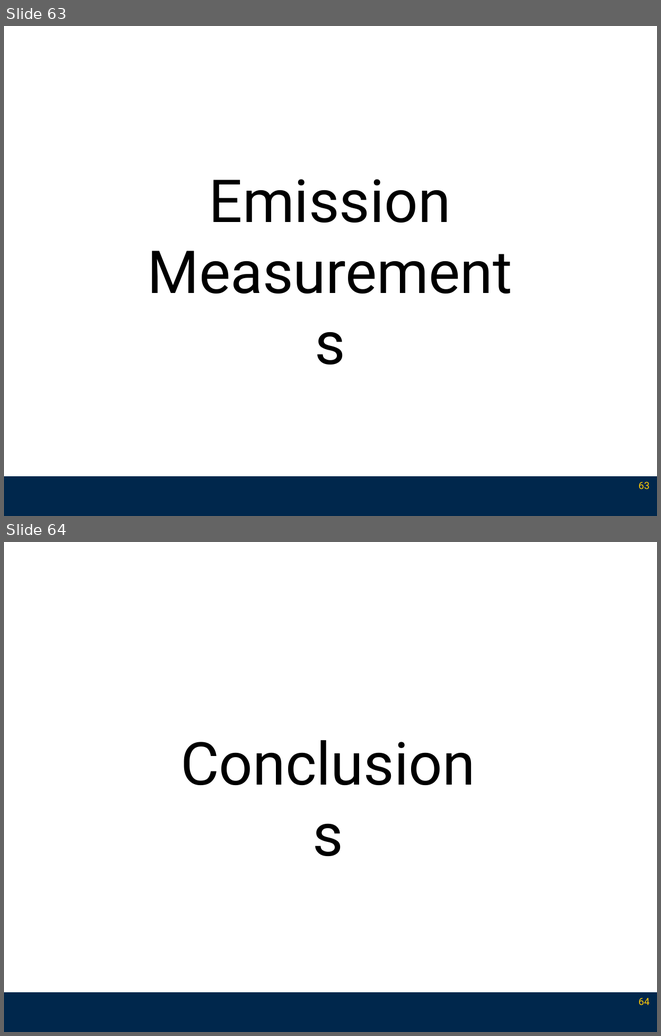
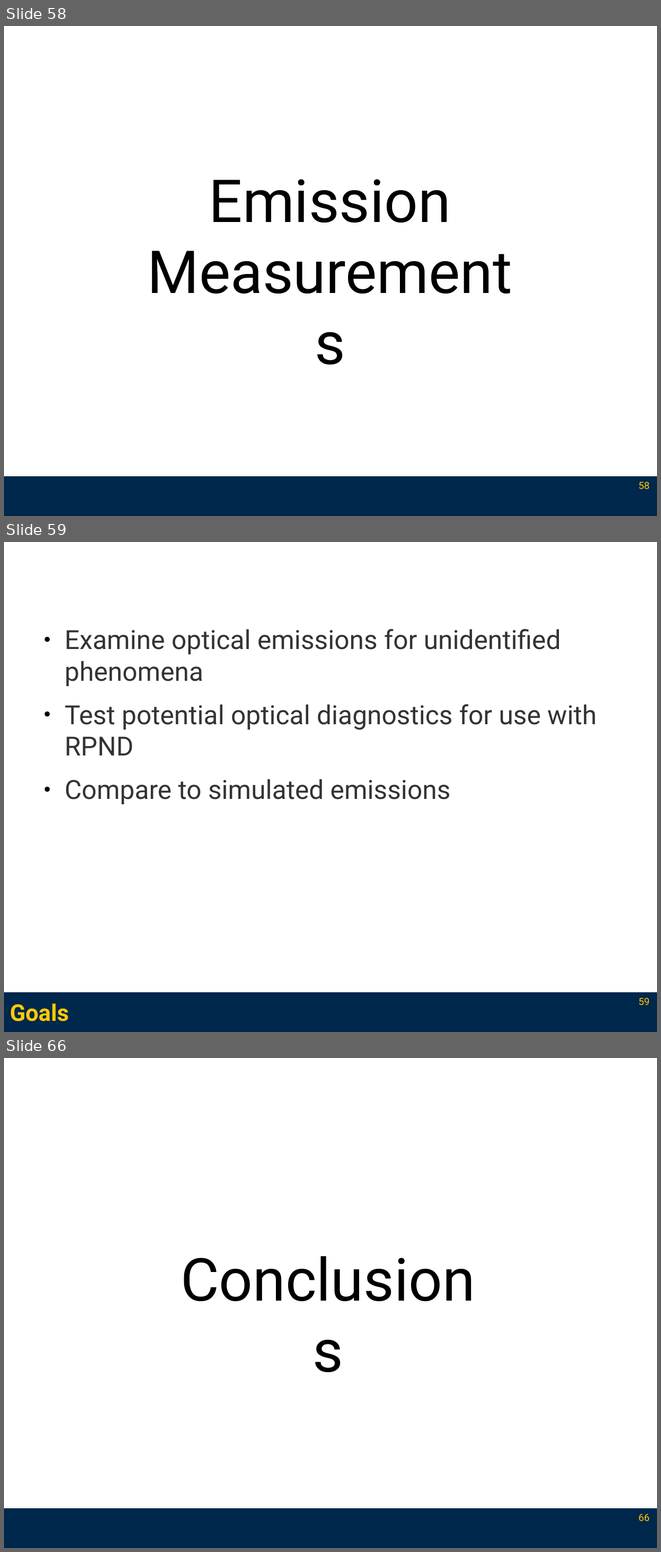
Before and after one commit to l3enny/dissertation, a slide deck: defense/presentation_annotated.odp. Shown one above the other, each under a label of ours: slides 63 and 64 before the commit, slides 58, 59 and 66 after it; the slides between them are not shown. The pictures are 661x1036 and 661x1552 pixels, drawn with LibreOffice and Linux fonts; fonts in the diff are those of the drawing. Boxes give left, top, right and bottom in pixels: in the first picture for what was removed or moved away, otherwise in the second. Text is boxed around its words. In the diff, an @@ line names an element or a change of style, - is before the commit and + after.

Commit message:
Beginning of emissions.

```diff
--- a/defense/presentation_annotated.odp
+++ b/defense/presentation_annotated.odp
@@ slide 59 added at (4, 542, 657, 1032), background #FFFFFF; not listed: 1 template element that a slide beside it also shows @@
@@ text added at (64, 629, 597, 804), 32 pt, text #333333 @@
+● Examine optical emissions for unidentified phenomena
+● Test potential optical diagnostics for use with RPND
+● Compare to simulated emissions
@@ page number added at (638, 998, 650, 1005), 12 pt, text #FFCB05 @@
+59
@@ title added at (10, 1004, 69, 1022), 28 pt, text #FFCB05, bold @@
+Goals
@@ what was slide 63 is now slide 58 @@
@@ page number at (638, 482, 650, 489): text changed @@
-63
+58
@@ what was slide 64 is now slide 66 @@
@@ page number at (638, 1514, 650, 1522): text changed @@
-64
+66
```
Also in this commit, not shown: 4 slides changed, 9 other slides added, 2 slides removed, 12 other files.
